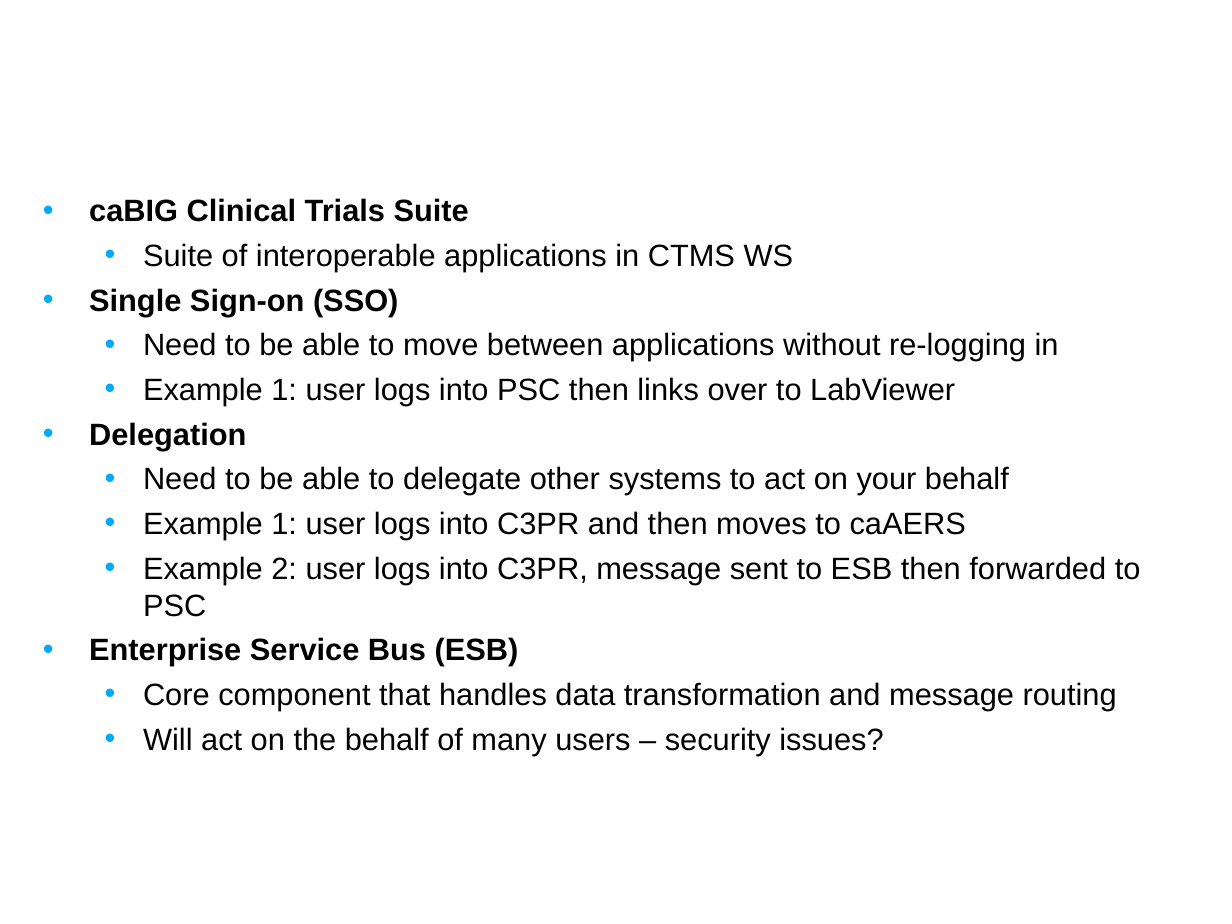
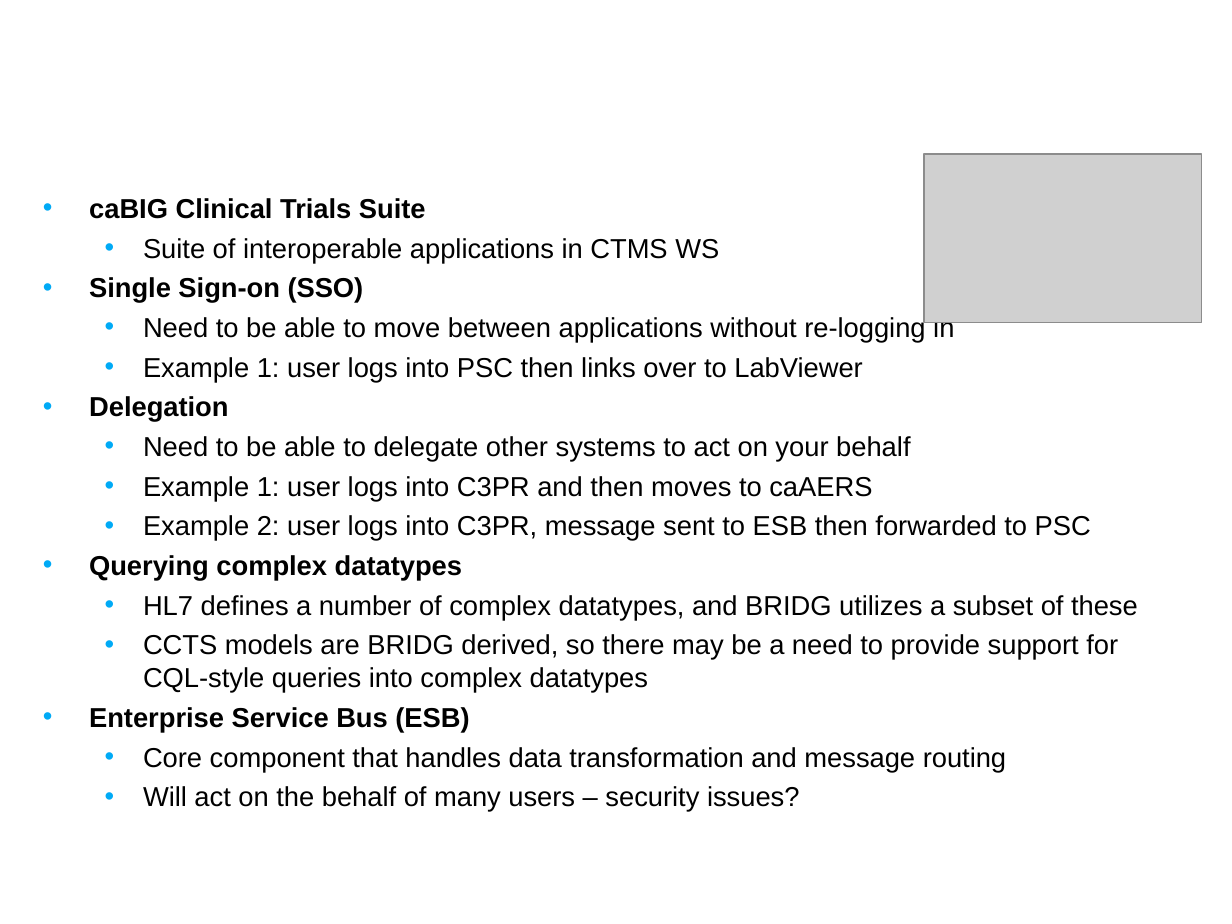
Before and after one commit to NCIP/cagrid-portal, a slide deck: slide 24 of cagrid-1-0/Documentation/presentations/200708_VCDE_ARCH/20070806_Day1_Future_Planning.ppt. Drawn at 1232x924 pixels with LibreOffice and Linux fonts; fonts in the diff are those of the drawing; grey boxes stand for pictures; background and template pictures are left out. Boxes give left, top, right and bottom in pixels: in the first picture for what was removed or moved away, otherwise in the second. Text is boxed around its words. In the diff, an @@ line names an element or a change of style, - is before the commit and + after.

```diff
--- a/cagrid-1-0/Documentation/presentations/200708_VCDE_ARCH/20070806_Day1_Future_Planning.ppt
+++ b/cagrid-1-0/Documentation/presentations/200708_VCDE_ARCH/20070806_Day1_Future_Planning.ppt
@@ picture added at (924, 154, 1201, 323) @@
@@ text at (89, 198, 1091, 812): size 18 to 16 pt in "caBIG Clinical Trials Suite", "Suite of interoperable applications in CTMS WS", "Single Sign-on (SSO)", "Need to be able to move between ..." and 8 more places @@
@@ text at (89, 555, 1138, 693): paragraphs added @@
+• Querying complex datatypes
+  • HL7 defines a number of complex datatypes, and BRIDG utilizes a subset of these
+  • CCTS models are BRIDG derived, so there may be a need to provide support for CQL-style queries into complex datatypes
```
Also in this commit, not shown: 1 other slide changed.
